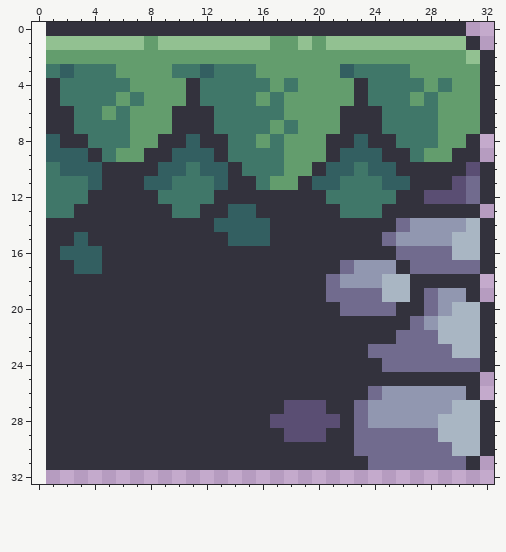
Two states of a pixel-art sprite, packages/map_editor/assets/images/tilesets/pirate_tileset_pixel_frog/top_right.png. This is how it looked before the edit.
The file is 32x33 pixels. The old version is drawn lined up with the new one, on the new canvas.
Once edited:
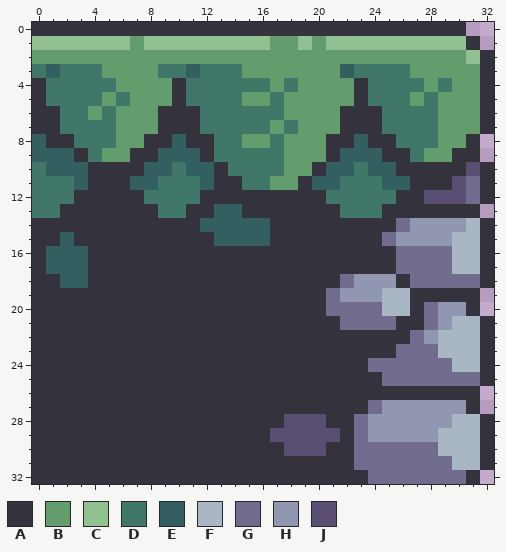
Palette (. is transparent): A #33323d  B #639d6d  C #92c191  D #407769  E #335f61  F #a9b6c3  G #716b8e  H #9197b0  J #5a4e73
The exact change:
canvas 32x33 -> 33x33, the old top-left corner now at 1,0
Changed rows in their new state; - is an unchanged pixel.
first column x 0:
 0 A--------------------------------
 1 C------BC------------------------
 2 B--------------------------------
 3 DED--B---D-ED--B-----------------
 4 AD----B---AD---------------------
 5 AD---BDB--AD---B-----------------
 6 A-D-BDB--A--D--------------------
 7 A-D---B--A--D--------------------
 8 EA-D--B-A-EA-D-B-----------------
 9 E--ADB-A-E--AD-------------------
10 DE--A---E-DE-AD------------------
11 D--EA--E-D--EA-D-----------------
12 D--A----D---A--------------------
13 D-A------D-A-E-A-----------------
14 A-----------E--------------------
15 A-EA---------E-------------------
16 AE--A----------------------------
17 AEE-A-----------------AAAAG---FF-
18 A-EE-----------------AG--HAGGGGGA
19 A---------------------HHH---AAA--
20 A--------------------G---FF---HA.
21 A---------------------GGGG-AGH---
22 A-------------------------A-H----
23 A-----------------------AA---F---
24 A-----------------------G-----FF-
25 A------------------------GGGGGGGA
26 A-----------------------AAAAAAA--
27 A-----------------AAA--AG-----HA.
28 A----------------A---A-------H---
29 A----------------J---J--HHHHH----
30 A-----------------JJJ--------F---
31 A----------------------G------FFA
32 AAAAAAAAAAAAAAAAAAAAAAAAGGGGGGGA-
Boxes around the changes in both pictures, in picture pixels (x1, y1, x2, y2):
changed: (32, 22, 494, 484)
